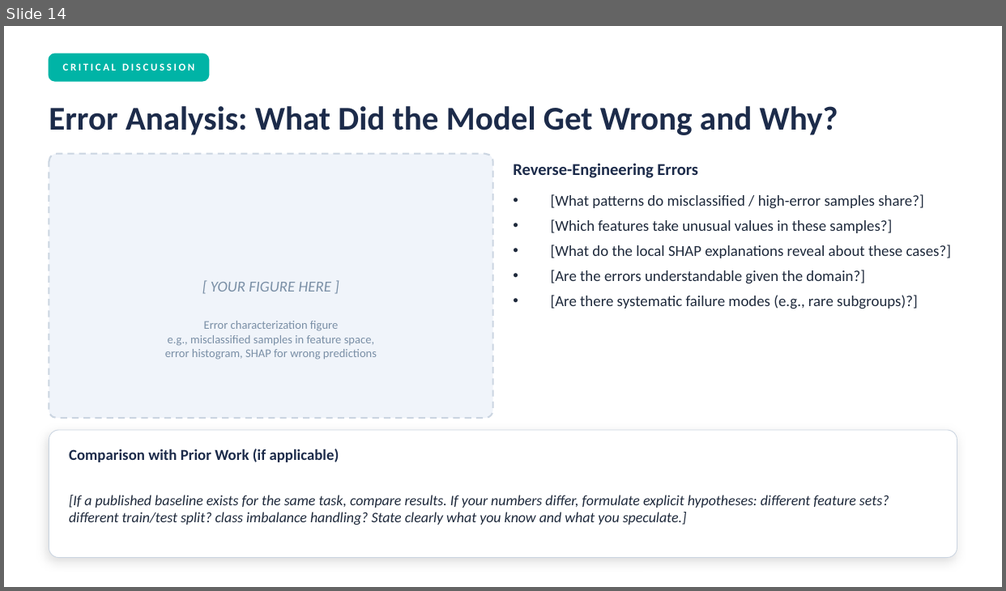
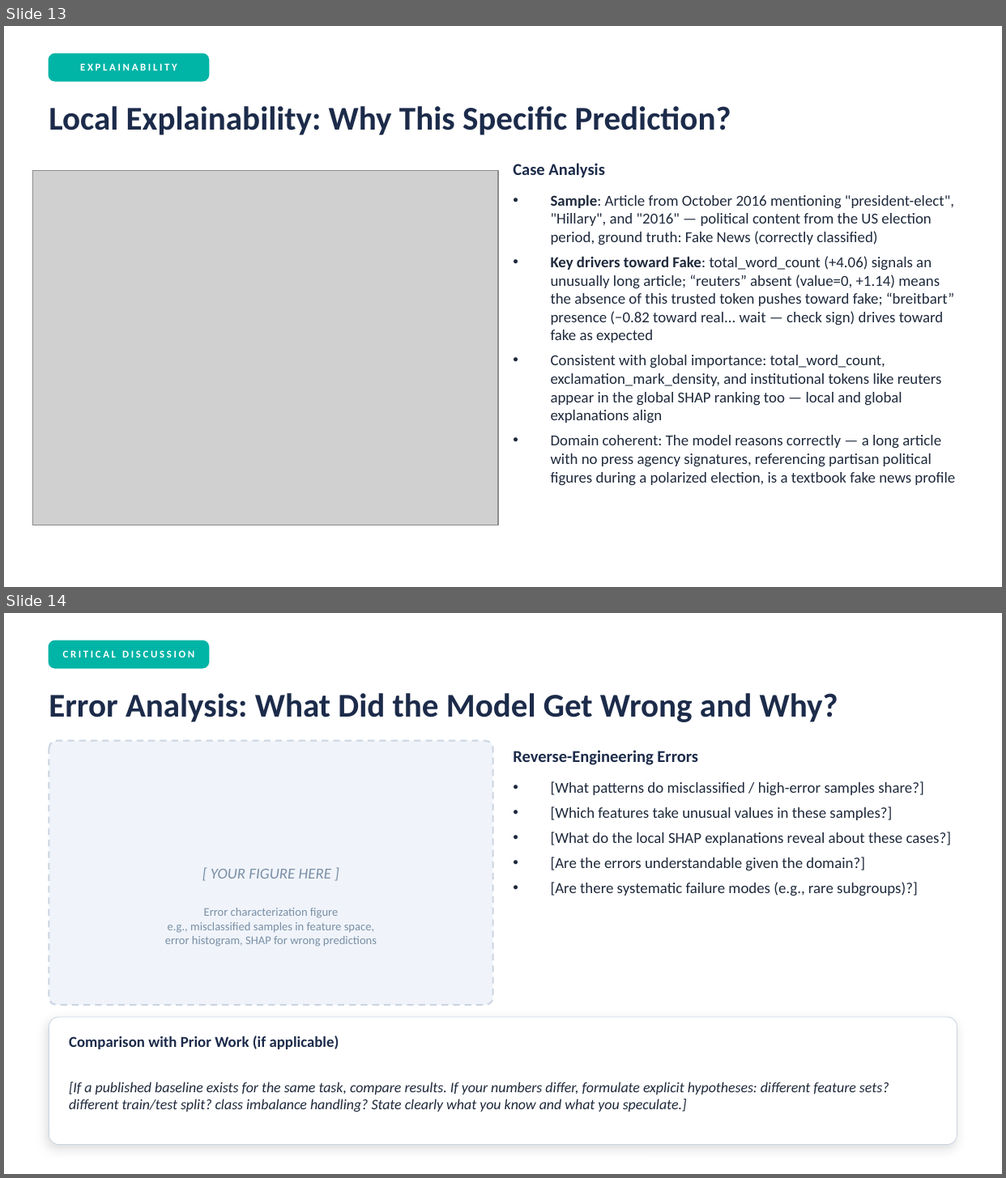
Before and after one commit to jackomazi/data-mining-and-machine-learning-project, a slide deck: project_presentation_template.pptx. Shown one above the other, each under a label of ours: slide 14 before the commit, slides 13 and 14 after it. The pictures are 1006x591 and 1006x1178 pixels, drawn with LibreOffice and Linux fonts; fonts in the diff are those of the drawing; grey boxes stand for pictures. Boxes give left, top, right and bottom in pixels: in the first picture for what was removed or moved away, otherwise in the second. Text is boxed around its words. In the diff, an @@ line names an element or a change of style, - is before the commit and + after.

```diff
--- a/project_presentation_template.pptx
+++ b/project_presentation_template.pptx
@@ slide 13 added at (4, 26, 1002, 587), background #FFFFFF @@
@@ rounded rectangle added at (49, 54, 209, 81), fill #00B4A6, outline #00B4A6 1 pt @@
@@ text added at (80, 63, 177, 71), 7.5 pt, text #FFFFFF, bold @@
+EXPLAINABILITY
@@ text added at (49, 106, 731, 135), 24 pt, text #1C2B4A, bold @@
+Local Explainability: Why This Specific Prediction?
@@ picture added at (33, 171, 499, 526) @@
@@ text added at (513, 163, 605, 178), 12 pt, text #1C2B4A, bold @@
+Case Analysis
@@ text added at (551, 194, 955, 486), 11 pt, text #1E293B @@
+• Sample: Article from October 2016 mentioning "president-elect", "Hillary", and "2016" — political content from the US election period, ground truth: Fake News (correctly classified)
+• Key drivers toward Fake: total_word_count (+4.06) signals an unusually long article; “reuters” absent (value=0, +1.14) means the absence of this trusted token pushes toward fake; “breitbart” presence (−0.82 toward real... wait — check sign) drives toward fake as expected
+• Consistent with global importance: total_word_count, exclamation_mark_density, and institutional tokens like reuters appear in the global SHAP ranking too — local and global explanations align
+• Domain coherent: The model reasons correctly — a long article with no press agency signatures, referencing partisan political figures during a polarized election, is a textbook fake news profile
```
Also in this commit, not shown: 3 slides changed, 1 slide removed, 4 other files.
